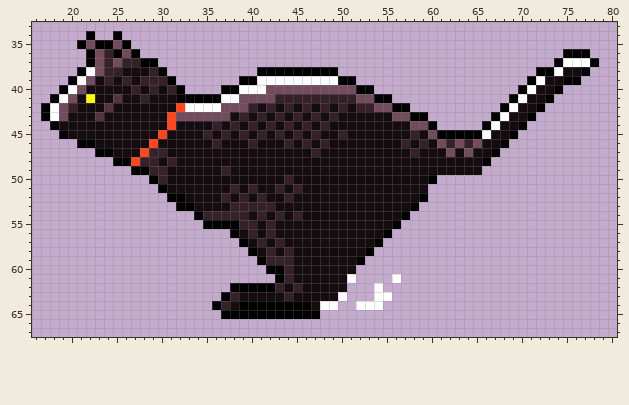
Sprite sheet, stored at Resource/Final/StartScene/BlackCat00.png. Above is the file before it was changed.
The file is 91x91 pixels. Colours within 5 levels of each other are drawn and written as one. Shown: x 16..80, y 33..67.
New version:
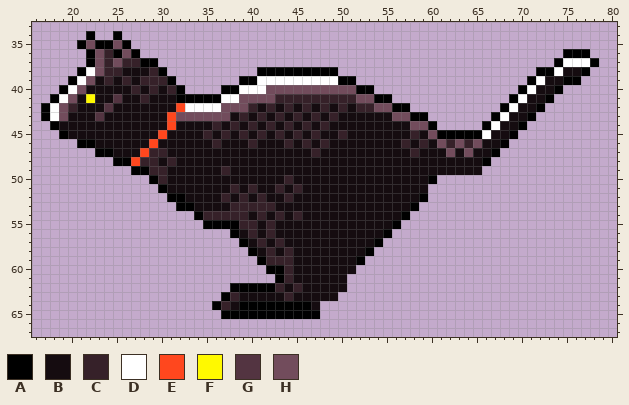
Palette (. is transparent): A #000000  B #150c10  C #362129  D #ffffff  E #ff471e  F #fff900  G #533441  H #724c5c
Diff:
The edit erases colour D in row 61 at x 51 and 56; in row 62 at x 54; in row 63 at x 50 and 54 to 55; in row 64 at x 48 to 49 and 52 to 54.
Boxes around the changes in both pictures, in picture pixels (x1, y1, x2, y2):
erased: (320, 274, 401, 310)
